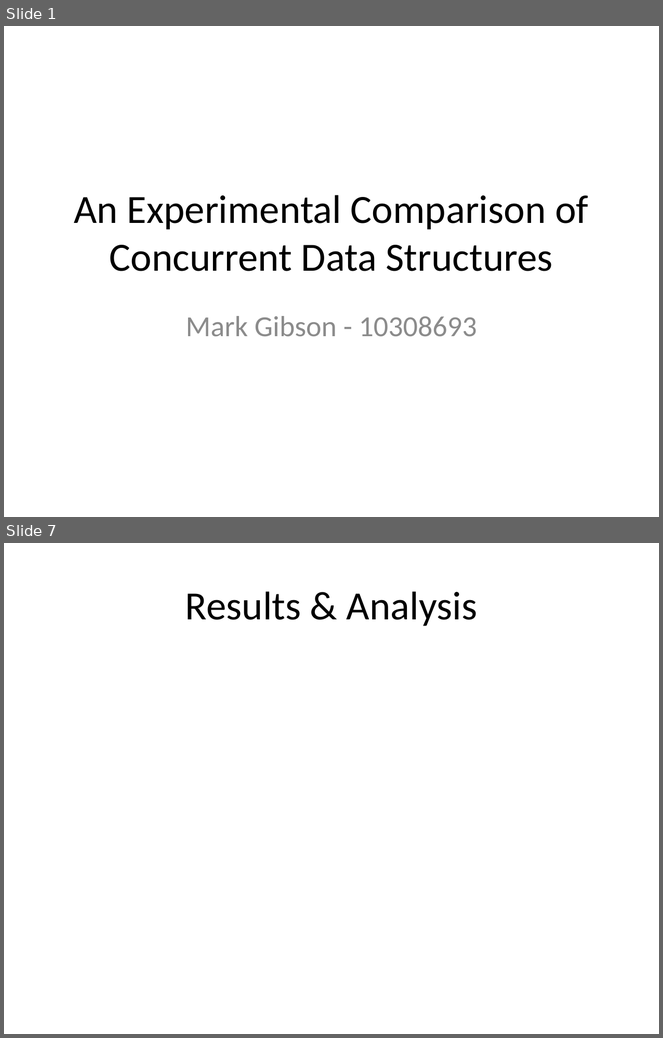
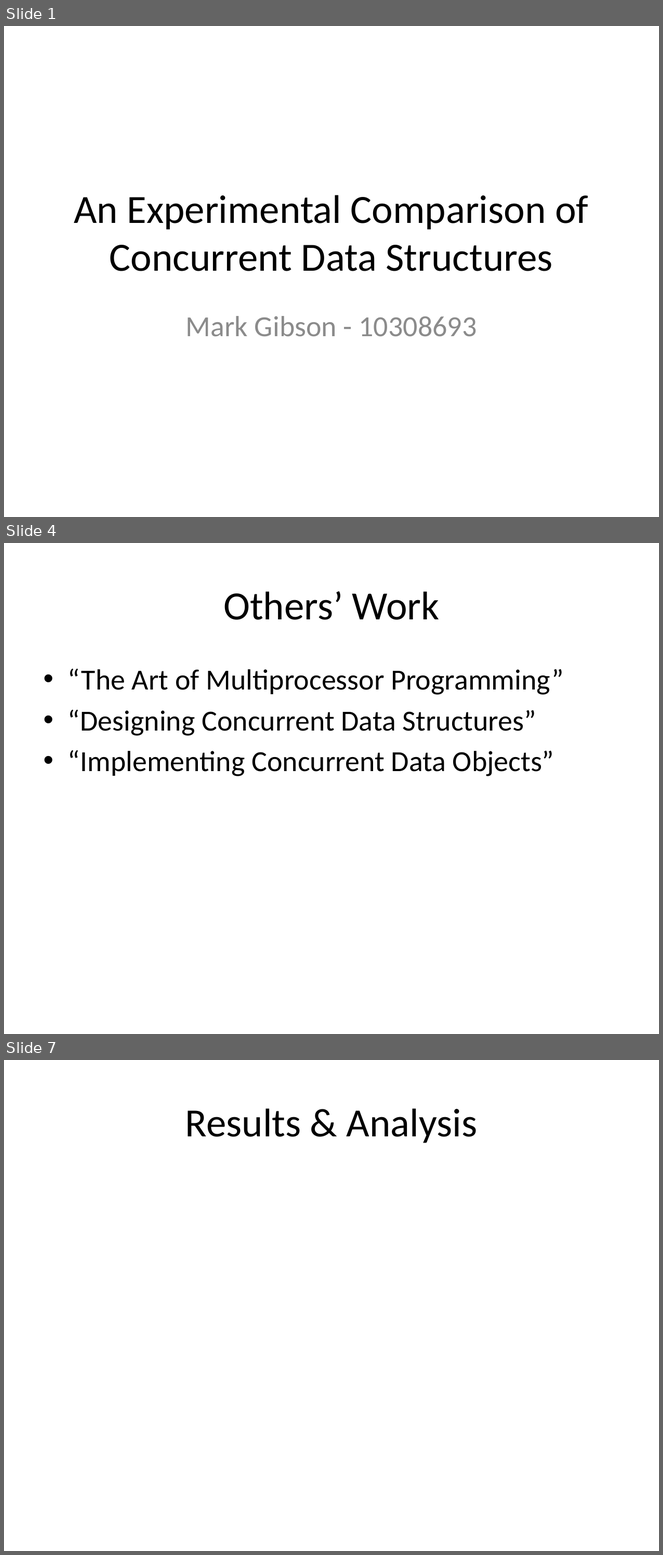
Before and after one commit to gibsonma/FYP, a slide deck: Report/FYP_Presentation.pptx. Shown one above the other, each under a label of ours: slides 1 and 7 before the commit, slides 1, 4 and 7 after it; the slides between them are not shown. The pictures are 663x1038 and 663x1555 pixels, drawn with LibreOffice and Linux fonts; fonts in the diff are those of the drawing. Boxes give left, top, right and bottom in pixels: in the first picture for what was removed or moved away, otherwise in the second. Text is boxed around its words. In the diff, an @@ line names an element or a change of style, - is before the commit and + after.

```diff
--- a/Report/FYP_Presentation.pptx
+++ b/Report/FYP_Presentation.pptx
@@ slide 4 added at (4,543,659,1034), background #FFFFFF @@
@@ title added at (223,591,440,620), 44 pt, text #000000 @@
+Others’ Work
@@ text added at (68,668,564,776), 32 pt, text #000000 @@
+• “The Art of Multiprocessor Programming”
+• “Designing Concurrent Data Structures”
+• “Implementing Concurrent Data Objects”
```
Also in this commit, not shown: 3 slides changed, 1 other slide added, 2 slides removed, 4 other files.
